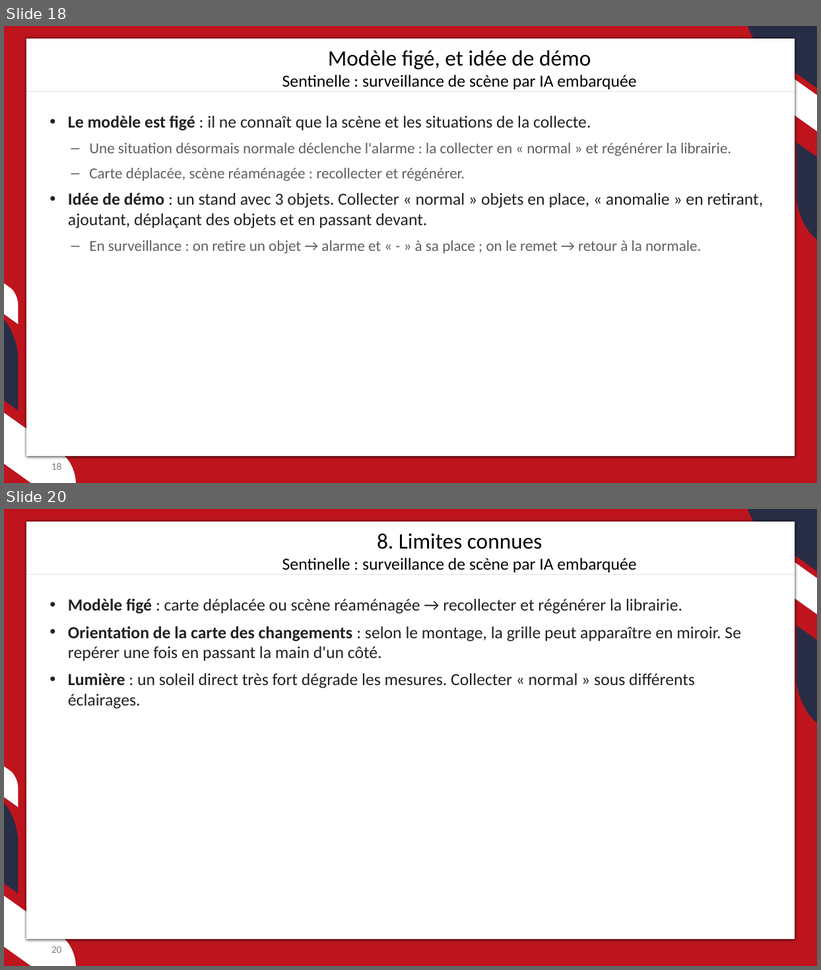
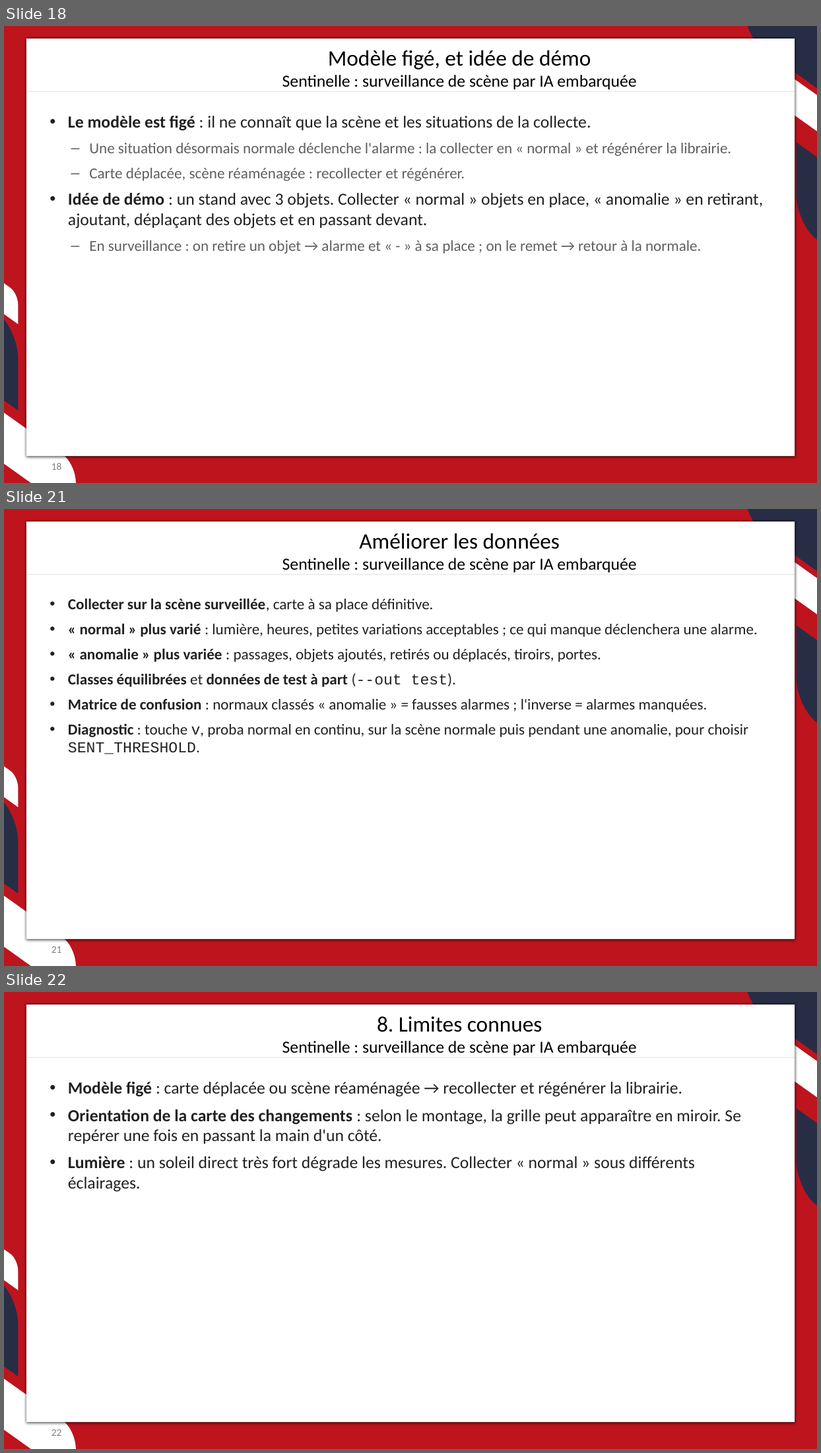
Before and after one commit to JC-Toussaint/ST_Phelma_Hackathon, a slide deck: sentinelle/sentinelle.pptx. Shown one above the other, each under a label of ours: slides 18 and 20 before the commit, slides 18, 21 and 22 after it; the slides between them are not shown. The pictures are 821x970 and 821x1453 pixels, drawn with LibreOffice and Linux fonts; fonts in the diff are those of the drawing; background and template pictures are left out. Boxes give left, top, right and bottom in pixels: in the first picture for what was removed or moved away, otherwise in the second. Text is boxed around its words. In the diff, an @@ line names an element or a change of style, - is before the commit and + after.

```diff
--- a/sentinelle/sentinelle.pptx
+++ b/sentinelle/sentinelle.pptx
@@ slide 21 added at bbox=[4, 509, 817, 966], background #FFFFFF; not listed: 8 template elements that a slide beside it also shows @@
@@ text added at bbox=[283, 533, 636, 572], 20 pt, text #000000 @@
+Améliorer les données
+Sentinelle : surveillance de scène par IA embarquée
@@ line added from (26, 574) to (795, 574), #BFBFBF 0.5 pt @@
@@ text added at bbox=[68, 598, 758, 755], 18 pt, text #212121 @@
+• Collecter sur la scène surveillée, carte à sa place définitive.
+• « normal » plus varié : lumière, heures, petites variations acceptables ; ce qui manque déclenchera une alarme.
+• « anomalie » plus variée : passages, objets ajoutés, retirés ou déplacés, tiroirs, portes.
+• Classes équilibrées et données de test à part (--out test).
+• Matrice de confusion : normaux classés « anomalie » = fausses alarmes ; l'inverse = alarmes manquées.
+• Diagnostic : touche v, proba normal en continu, sur la scène normale puis pendant une anomalie, pour choisir SENT_THRESHOLD.
@@ page number added at bbox=[52, 947, 62, 953], 12 pt, text #808080 @@
+21
@@ what was slide 20 is now slide 22 @@
@@ page number at bbox=[52, 1430, 62, 1436]: text changed @@
-20
+22
```
Also in this commit, not shown: 1 slide changed, 1 other slide added, 3 other files.
